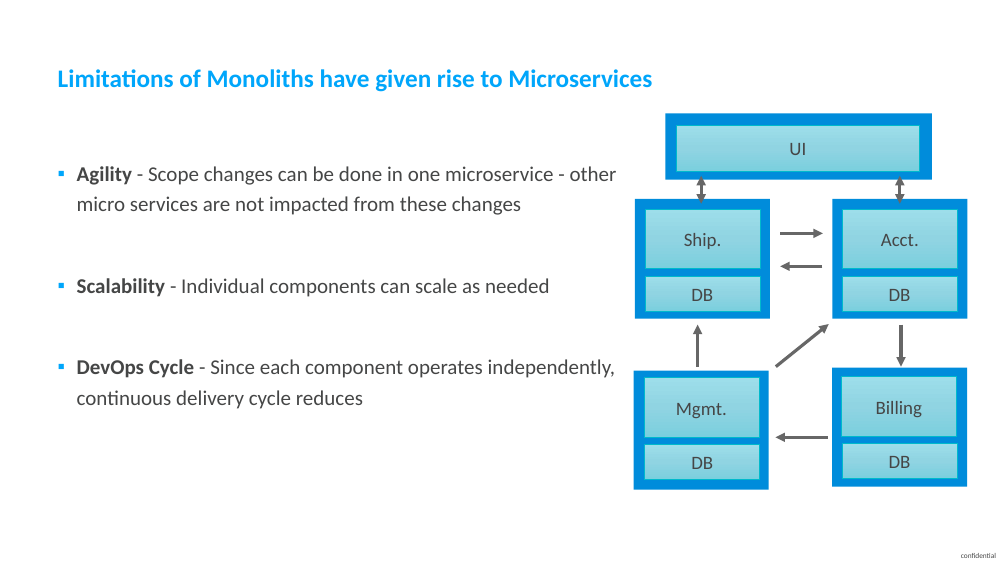
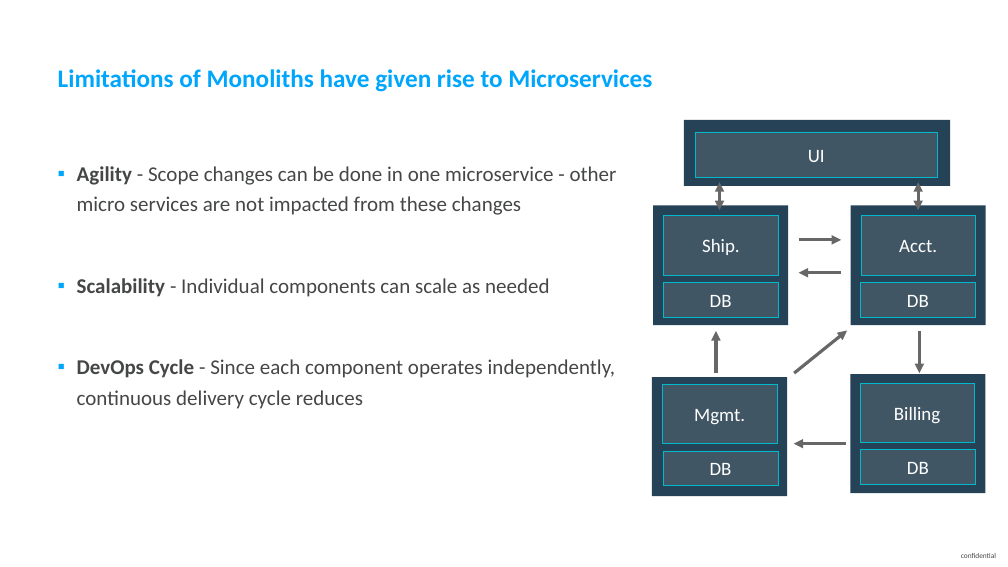
Before and after one commit to thiagobien/ACL, a slide deck: slide 8 of workshop/03_Monolith_to_Microservices/ACMWorkshop_Monolith_to_Microservices.pptx (slide 9 before the commit). Drawn at 1008x567 pixels with LibreOffice and Linux fonts; fonts in the diff are those of the drawing. Boxes give left, top, right and bottom in pixels: in the first picture for what was removed or moved away, otherwise in the second. Text is boxed around its words. In the diff, an @@ line names an element or a change of style, - is before the commit and + after.

```diff
--- a/workshop/03_Monolith_to_Microservices/ACMWorkshop_Monolith_to_Microservices.pptx
+++ b/workshop/03_Monolith_to_Microservices/ACMWorkshop_Monolith_to_Microservices.pptx
@@ text colour #454646 to #FFFFFF; fill gradient #9DDEEB to #90D5E2 to #7CD0DF to #415665 in 9 elements at <box>861,216,975,275</box>, <box>695,132,938,177</box>, <box>664,216,778,275</box>, <box>662,384,777,444</box>, <box>663,451,778,485</box>, <box>860,383,974,443</box>, <box>663,283,778,318</box>, <box>861,450,975,485</box>, <box>861,283,975,318</box> @@
@@ 14 rectangles, 6 arrows, 2 double arrows: place and size @@
-14 rectangles, 6 arrows, 2 double arrows at <box>634,113,968,489</box>
+14 rectangles, 6 arrows, 2 double arrows at <box>652,119,986,496</box>
@@ fill #008CDB to #254256 in 5 elements at <box>684,119,950,186</box>, <box>851,205,986,324</box>, <box>653,205,789,324</box>, <box>652,377,787,496</box>, <box>851,374,986,493</box> @@
```
Also in this commit, not shown: 11 other slides changed, 2 slides added, 2 slides removed, 13 other files.
